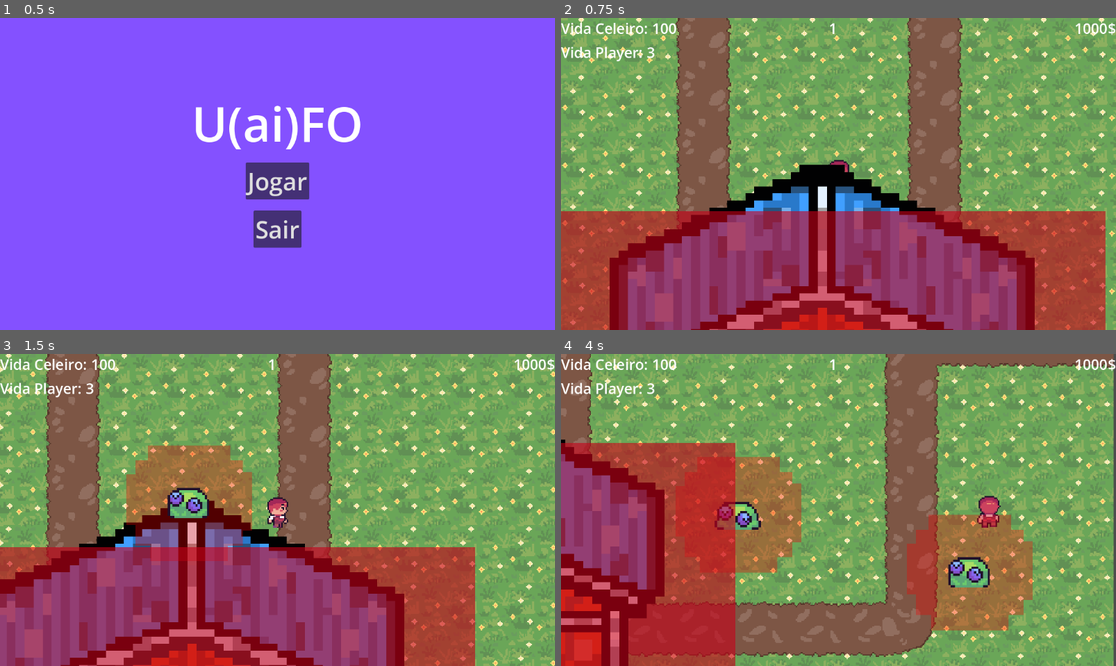
Above: before the commit, frames 1-4 (two rows, left to right).
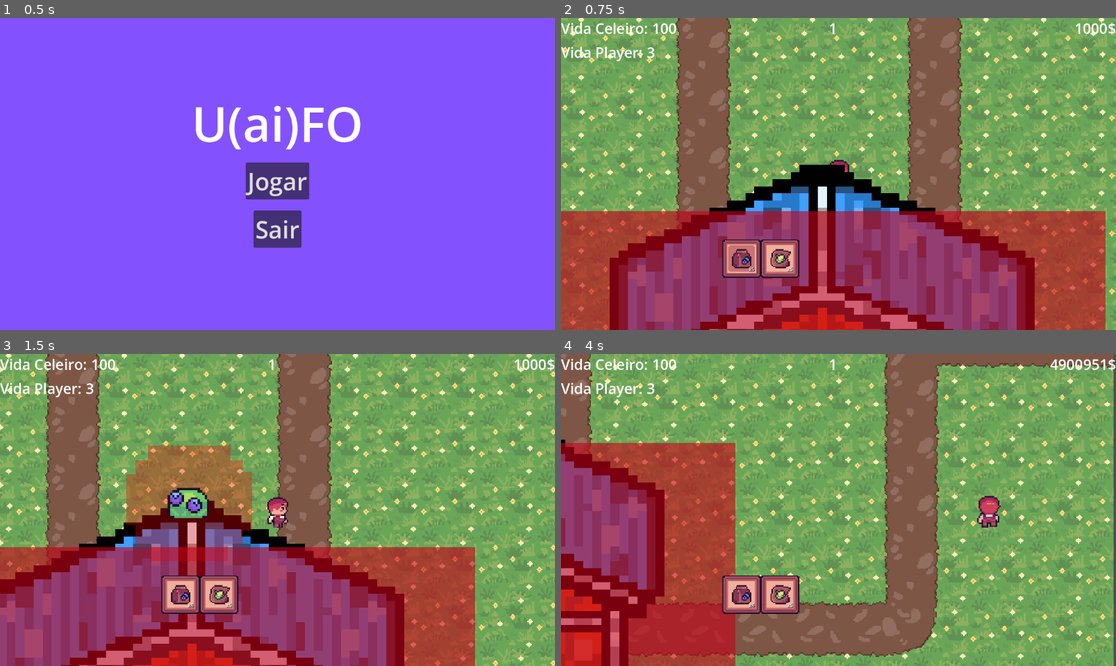
Above: after the commit, the same moments.

Repository: udagla5/UaiFO
Game: Godot game, scene res://scenes/menu.tscn
The game is run twice, just before and just after one commit, with the same random seed, the same clock (stepped at 60 frames per second) and the same inputs.
Inputs (mouse positions are in pixels of both pictures, inside the frame that each line leads up to):
- Up to frame 1 (0.5 s): no input
- Up to frame 2 (0.75 s): click "Jogar" at 0.5 s
- Up to frame 3 (1.5 s): tap Enter (ui_accept) at 1.25 s; move the mouse to (399, 494) at 1.27 s; hold Right (ui_right) from 1.28 s (still down); tap 5 at 1.35 s; click (399, 494) at 1.42 s
- Up to frame 4 (4 s): tap Enter (ui_accept) at 1.52, 2.27, 3.77 s; tap 6 at 1.55, 2.1, 3.8 s; move the mouse to (727, 525) at 2.02 s; release Right (ui_right) at 2.03 s; hold Down (ui_down) 2.03-2.78 s; tap M at 2.3 s; move the mouse to (894, 441) at 2.77 s; hold Right (ui_right) 2.78-3.53 s; hold M 2.78-3.53 s; tap 5 at 3.05, 3.6 s; move the mouse to (810, 572) at 3.52 s; hold Up (ui_up) from 3.53 s (still down); click (810, 572) at 3.67 s

Frame 1 is identical in both runs. In frame 2, 1.4% of the frame differs, in the area x 29-44%, y 71-84%; in frame 3, 1.5%; in frame 4, 13%, in the area x 20-99%, y 1-89%.

Commit message:
HUD visual de inventário, limites de upgrades e bloqueio na tienda

Diff:
--- a/resources/alien_medio.tres
+++ b/resources/alien_medio.tres
@@ -11,3 +11,4 @@
 min_walk_time = 2.5
 max_walk_time = 3.0
 max_pause_time = 3.0
+tamanho = 1.4
--- /dev/null
+++ b/scenes/hud_inventario.tscn
@@ -0,0 +1,51 @@
+[gd_scene format=3 uid="uid://dq3428qlqmx6u"]
+
+[ext_resource type="Script" uid="uid://bm3b352xas7vi" path="res://scripts/hud_inventario.gd" id="1_ikftm"]
+[ext_resource type="PackedScene" uid="uid://dnyadwf6y6ilf" path="res://scenes/slot_inventario.tscn" id="2_0o0r1"]
+[ext_resource type="Texture2D" uid="uid://csex1qfk3bdc3" path="res://assets/items.png" id="2_r0ssu"]
+
+[sub_resource type="AtlasTexture" id="AtlasTexture_r0ssu"]
+atlas = ExtResource("2_r0ssu")
+region = Rect2(0, 960, 320, 320)
+
+[sub_resource type="AtlasTexture" id="AtlasTexture_0o0r1"]
+atlas = ExtResource("2_r0ssu")
+region = Rect2(320, 960, 320, 320)
+
+[sub_resource type="AtlasTexture" id="AtlasTexture_bcerb"]
+atlas = ExtResource("2_r0ssu")
+region = Rect2(1040, 80, 160, 160)
+
+[sub_resource type="AtlasTexture" id="AtlasTexture_bvj65"]
+atlas = ExtResource("2_r0ssu")
+region = Rect2(400, 80, 170, 160)
+
+[sub_resource type="AtlasTexture" id="AtlasTexture_35qrw"]
+atlas = ExtResource("2_r0ssu")
+region = Rect2(720, 50, 160, 190)
+
+[sub_resource type="AtlasTexture" id="AtlasTexture_2hlr8"]
+atlas = ExtResource("2_r0ssu")
+region = Rect2(390, 390, 180, 180)
+
+[sub_resource type="AtlasTexture" id="AtlasTexture_jqkci"]
+atlas = ExtResource("2_r0ssu")
+region = Rect2(720, 400, 160, 170)
+
+[sub_resource type="AtlasTexture" id="AtlasTexture_dyu33"]
+atlas = ExtResource("2_r0ssu")
+region = Rect2(1040, 400, 160, 170)
+
+[node name="hud_inventario" type="CanvasLayer" unique_id=1574861959]
+script = ExtResource("1_ikftm")
+slot_scene = ExtResource("2_0o0r1")
+textura_slot_normal = SubResource("AtlasTexture_r0ssu")
+textura_slot_seleccionado = SubResource("AtlasTexture_0o0r1")
+texturas_semillas = Array[Texture2D]([SubResource("AtlasTexture_bcerb"), SubResource("AtlasTexture_bvj65"), SubResource("AtlasTexture_35qrw"), SubResource("AtlasTexture_2hlr8"), SubResource("AtlasTexture_jqkci"), SubResource("AtlasTexture_dyu33")])
+
+[node name="Slots" type="HBoxContainer" parent="." unique_id=940850837]
+offset_left = 335.0
+offset_top = 460.0
+offset_right = 375.0
+offset_bottom = 500.0
+theme_override_constants/separation = 80
--- a/scenes/path.tscn
+++ b/scenes/path.tscn
@@ -9,6 +9,7 @@
 [ext_resource type="PackedScene" uid="uid://dn20lo70poi8e" path="res://scenes/player.tscn" id="6_gavis"]
 [ext_resource type="Texture2D" uid="uid://cnvhcfkthrr2g" path="res://assets/celeiro.png" id="7_m0043"]
 [ext_resource type="PackedScene" uid="uid://d2o7747mcwqpl" path="res://scenes/tienda.tscn" id="9_oyo42"]
+[ext_resource type="PackedScene" uid="uid://dq3428qlqmx6u" path="res://scenes/hud_inventario.tscn" id="10_6q6b2"]
 
 [sub_resource type="TileSetAtlasSource" id="TileSetAtlasSource_wvrg6"]
 texture = ExtResource("1_jnavc")
@@ -574,7 +575,10 @@
 [node name="ZonaTienda" type="Area2D" parent="." unique_id=1696758391]
 
 [node name="CollisionShape2D" type="CollisionShape2D" parent="ZonaTienda" unique_id=1624573661]
-position = Vector2(592, 385.5)
+position = Vector2(592, 389)
 shape = SubResource("RectangleShape2D_1kgqr")
 
+[node name="hud_inventario" parent="." unique_id=1574861959 instance=ExtResource("10_6q6b2")]
+
 [connection signal="body_entered" from="ZonaTienda" to="." method="_on_zona_tienda_body_entered"]
+[connection signal="body_exited" from="ZonaTienda" to="." method="_on_zona_tienda_body_exited"]
--- a/scenes/player.tscn
+++ b/scenes/player.tscn
@@ -298,7 +298,7 @@
 script = ExtResource("1_3vyb7")
 tempo_max_invuneravel = 1.0
 animation = NodePath("AnimatedSprite2D")
-plantas = Array[PackedScene]([ExtResource("2_dqkch"), ExtResource("3_dqkch"), ExtResource("2_dqkch"), ExtResource("3_dqkch")])
+plantas = Array[PackedScene]([ExtResource("2_dqkch"), ExtResource("3_dqkch"), ExtResource("2_dqkch"), ExtResource("3_dqkch"), ExtResource("2_dqkch"), ExtResource("3_dqkch")])
 
 [node name="CollisionShape2D2" type="CollisionShape2D" parent="." unique_id=1705709239]
 position = Vector2(0.5, 3.75)
--- /dev/null
+++ b/scenes/slot_inventario.tscn
@@ -0,0 +1,45 @@
+[gd_scene format=3 uid="uid://dnyadwf6y6ilf"]
+
+[ext_resource type="Texture2D" uid="uid://csex1qfk3bdc3" path="res://assets/items.png" id="1_481id"]
+
+[sub_resource type="AtlasTexture" id="AtlasTexture_codiy"]
+atlas = ExtResource("1_481id")
+region = Rect2(0, 960, 320, 320)
+
+[sub_resource type="AtlasTexture" id="AtlasTexture_481id"]
+atlas = ExtResource("1_481id")
+region = Rect2(1040, 80, 160, 160)
+
+[node name="SlotInventario" type="Control" unique_id=752338461]
+layout_mode = 3
+anchors_preset = 0
+offset_right = 40.0
+offset_bottom = 40.0
+
+[node name="BG" type="TextureRect" parent="." unique_id=2093659360]
+layout_mode = 0
+offset_right = 40.0
+offset_bottom = 40.0
+scale = Vector2(0.25, 0.25)
+texture = SubResource("AtlasTexture_codiy")
+
+[node name="Icono" type="TextureRect" parent="." unique_id=91290988]
+layout_mode = 0
+offset_left = 20.0
+offset_top = 20.0
+offset_right = 180.0
+offset_bottom = 180.0
+scale = Vector2(0.25, 0.25)
+texture = SubResource("AtlasTexture_481id")
+
+[node name="Cantidad" type="Label" parent="." unique_id=951772358]
+layout_mode = 0
+offset_left = 55.0
+offset_top = 55.0
+offset_right = 70.0
+offset_bottom = 72.0
+theme_override_colors/font_color = Color(1, 1, 1, 1)
+theme_override_colors/font_shadow_color = Color(0, 0, 0, 0.8392157)
+theme_override_colors/font_outline_color = Color(0.1716887, 0.40397072, 1, 1)
+theme_override_font_sizes/font_size = 10
+text = "05"
--- a/scripts/GameController.gd
+++ b/scripts/GameController.gd
@@ -7,9 +7,13 @@
 signal novo_erro(erro: String)
 signal player_morreu()
 signal inventario_mudou()
+signal slot_mudou(idx: int)
 
 var plantas: Array[PackedScene] = []
 var plantas_desbloqueadas: Array[bool] = []
+
+const CAPACIDADE_TOPE: int = 60
+const VIDA_CELEIRO_TOPE: int = 400
 
 @export var capacidade_max: int = 10
 @export var slots_max: int = 2
@@ -33,6 +37,7 @@
 @export var preco_ampliar_vida_max: int = 500
 
 var mortes_player: int = 0
+var tienda_abierta: bool = false
 
 func _ready() -> void:
 	inventario.resize(slots_max)
@@ -155,6 +160,9 @@
 	return true
 
 func comprar_slot() -> bool:
+	if slots_max >= plantas.size():
+		novo_erro.emit("Slots al máximo!")
+		return false
 	if dinheiro_atual < preco_slot_extra:
 		novo_erro.emit("Dinheiro insuficiente!")
 		return false
@@ -166,11 +174,14 @@
 	return true
 
 func ampliar_capacidade() -> bool:
+	if capacidade_max >= CAPACIDADE_TOPE:
+		novo_erro.emit("Capacidad al máximo!")
+		return false
 	if dinheiro_atual < preco_ampliar_capacidade:
 		novo_erro.emit("Dinheiro insuficiente!")
 		return false
 	diminui_dinheiro(preco_ampliar_capacidade)
-	capacidade_max += 5
+	capacidade_max = min(capacidade_max + 5, CAPACIDADE_TOPE)
 	inventario_mudou.emit()
 	return true
 
@@ -187,11 +198,14 @@
 	return true
 
 func ampliar_vida_max_celeiro() -> bool:
+	if vida_celeiro_max >= VIDA_CELEIRO_TOPE:
+		novo_erro.emit("Vida máx al límite!")
+		return false
 	if dinheiro_atual < preco_ampliar_vida_max:
 		novo_erro.emit("Dinheiro insuficiente!")
 		return false
 	diminui_dinheiro(preco_ampliar_vida_max)
-	vida_celeiro_max += 25
+	vida_celeiro_max = min(vida_celeiro_max + 25, VIDA_CELEIRO_TOPE)
 	return true
 
 func enviar_mensagem_erro(mensagem: String) -> void:
@@ -203,11 +217,18 @@
 
 func reset_game():
 	vida_player = 3
+	vida_celeiro_max = 100
 	vida_celeiro = vida_celeiro_max
-	dinheiro_atual = 400
+	dinheiro_atual = 1000
 	rodada_atual = 1
 	mortes_player = 0
+	slots_max = 2
+	capacidade_max = 10
+	inventario.resize(slots_max)
 	inventario.fill(null)
+	inicializar_plantas()
+	adicionar_sementes(0, 5)
+	adicionar_sementes(1, 5)
 	vida_player_mudou.emit(vida_player)
 	dinheiro_mudou.emit(dinheiro_atual)
 	vida_celeiro_mudou.emit(vida_celeiro)
--- /dev/null
+++ b/scripts/hud_inventario.gd
@@ -0,0 +1,51 @@
+extends CanvasLayer
+
+@export var slot_scene: PackedScene
+@export var textura_slot_normal: Texture2D
+@export var textura_slot_seleccionado: Texture2D
+@export var texturas_semillas: Array[Texture2D] = []
+
+var _slot_actual: int = 0
+var _contenedor: HBoxContainer
+
+func _ready() -> void:
+	_contenedor = $Slots
+	_reconstruir_slots()
+	GameController.inventario_mudou.connect(_reconstruir_slots)
+	GameController.slot_mudou.connect(_on_slot_mudou)
+
+func _reconstruir_slots() -> void:
+	for hijo in _contenedor.get_children():
+		hijo.free()
+	for i in GameController.inventario.size():
+		var slot = slot_scene.instantiate()
+		slot.name = "Slot%d" % i
+		_contenedor.add_child(slot)
+	_actualizar()
+
+func _actualizar() -> void:
+	for i in GameController.inventario.size():
+		if i >= _contenedor.get_child_count():
+			break
+		var slot_ctrl = _contenedor.get_child(i)
+		var slot_data = GameController.inventario[i]
+
+		var bg: TextureRect = slot_ctrl.get_node("BG")
+		bg.texture = textura_slot_seleccionado if i == _slot_actual else textura_slot_normal
+
+		var icono: TextureRect = slot_ctrl.get_node("Icono")
+		var cantidad: Label = slot_ctrl.get_node("Cantidad")
+
+		if slot_data != null:
+			var pidx: int = slot_data["planta_idx"]
+			icono.texture = texturas_semillas[pidx] if pidx < texturas_semillas.size() else null
+			icono.visible = true
+			cantidad.text = "x%d" % slot_data["semillas"]
+			cantidad.visible = true
+		else:
+			icono.visible = false
+			cantidad.visible = false
+
+func _on_slot_mudou(idx: int) -> void:
+	_slot_actual = idx
+	_actualizar()
--- a/scripts/main.gd
+++ b/scripts/main.gd
@@ -133,3 +133,7 @@
 func _on_zona_tienda_body_entered(body: Node2D) -> void:
 	if body.is_in_group("player"):
 		$Tienda.abrir()
+
+func _on_zona_tienda_body_exited(body: Node2D) -> void:
+	if body.is_in_group("player"):
+		$Tienda.fechar()
--- a/scripts/player.gd
+++ b/scripts/player.gd
@@ -31,6 +31,8 @@
 			KEY_2: planta_selecionada = 1
 			KEY_3: planta_selecionada = 2
 			KEY_4: planta_selecionada = 3
+			KEY_5: planta_selecionada = 4
+			KEY_6: planta_selecionada = 5
 
 	if event is InputEventMouseButton and event.pressed:
 		if event.button_index == MOUSE_BUTTON_WHEEL_UP:
@@ -39,10 +41,12 @@
 			planta_selecionada = (planta_selecionada + 1) % GameController.slots_max
 
 	if planta_selecionada != anterior:
-		print("Planta selecionada: ", planta_selecionada + 1)
+		GameController.slot_mudou.emit(planta_selecionada)
 
 func _physics_process(delta: float) -> void:
-	if morto:
+	if morto or GameController.tienda_abierta:
+		velocity = Vector2.ZERO
+		move_and_slide()
 		return
 
 	if invulneravel:
@@ -76,6 +80,9 @@
 
 	if Input.is_action_just_pressed("ui_accept"):
 		place_tower()
+
+	if OS.is_debug_build() and Input.is_key_pressed(KEY_M):
+		GameController.aumento_dinheiro(99999)
 
 func place_tower() -> void:
 	if not GameController.pode_plantar(planta_selecionada):
--- a/scripts/tienda.gd
+++ b/scripts/tienda.gd
@@ -2,6 +2,7 @@
 
 var _semillas_vbox: VBoxContainer
 var _plantas_vbox: VBoxContainer
+var _upgrades_vbox: VBoxContainer
 
 func _ready() -> void:
 	visible = false
@@ -10,10 +11,12 @@
 	GameController.dinheiro_mudou.connect(_actualizar.unbind(1))
 
 func abrir() -> void:
+	GameController.tienda_abierta = true
 	visible = true
 	_actualizar()
 
 func fechar() -> void:
+	GameController.tienda_abierta = false
 	visible = false
 
 func _construir_ui() -> void:
@@ -53,25 +56,12 @@
 	scroll_pl.add_child(_plantas_vbox)
 
 	# --- Tab Upgrades ---
-	var upgrades_vbox = VBoxContainer.new()
-	upgrades_vbox.name = "Upgrades"
-	tabs.add_child(upgrades_vbox)
-
-	_agregar_boton(upgrades_vbox,
-		"Slot extra (%d$)" % GameController.preco_slot_extra,
-		func(): _on_comprar(GameController.comprar_slot))
-
-	_agregar_boton(upgrades_vbox,
-		"Ampliar capacidad +5 (%d$)" % GameController.preco_ampliar_capacidade,
-		func(): _on_comprar(GameController.ampliar_capacidade))
-
-	_agregar_boton(upgrades_vbox,
-		"Curar celeiro +25 HP (%d$)" % GameController.preco_curar_celeiro,
-		func(): _on_comprar(GameController.curar_celeiro))
-
-	_agregar_boton(upgrades_vbox,
-		"Vida máx celeiro +25 (%d$)" % GameController.preco_ampliar_vida_max,
-		func(): _on_comprar(GameController.ampliar_vida_max_celeiro))
+	var scroll_up = ScrollContainer.new()
+	scroll_up.name = "Upgrades"
+	scroll_up.size_flags_vertical = Control.SIZE_EXPAND_FILL
+	tabs.add_child(scroll_up)
+	_upgrades_vbox = VBoxContainer.new()
+	scroll_up.add_child(_upgrades_vbox)
 
 	# --- Botón cerrar ---
 	var btn_fechar = Button.new()
@@ -84,6 +74,7 @@
 		return
 	_rellenar_semillas()
 	_rellenar_plantas()
+	_rellenar_upgrades()
 
 func _rellenar_semillas() -> void:
 	for child in _semillas_vbox.get_children():
@@ -93,10 +84,12 @@
 			continue
 		var preco = GameController.get_preco_semente(i)
 		var slot_info = ""
+		"""
 		for slot in GameController.inventario:
 			if slot != null and slot["planta_idx"] == i:
 				slot_info = " [%d sem.]" % slot["semillas"]
 				break
+		"""
 		_agregar_boton(_semillas_vbox,
 			"Planta %d — 1 semente (%d$)%s" % [i + 1, preco, slot_info],
 			func(): GameController.comprar_semente(i))
@@ -117,6 +110,29 @@
 		lbl.text = "Todas as plantas desbloqueadas"
 		_plantas_vbox.add_child(lbl)
 
+func _rellenar_upgrades() -> void:
+	for child in _upgrades_vbox.get_children():
+		child.queue_free()
+
+	if GameController.slots_max < GameController.plantas.size():
+		_agregar_boton(_upgrades_vbox,
+			"Slot extra (%d$)" % GameController.preco_slot_extra,
+			func(): _on_comprar(GameController.comprar_slot))
+
+	if GameController.capacidade_max < GameController.CAPACIDADE_TOPE:
+		_agregar_boton(_upgrades_vbox,
+			"Ampliar capacidad +5 (%d$)  [%d/%d]" % [GameController.preco_ampliar_capacidade, GameController.capacidade_max, GameController.CAPACIDADE_TOPE],
+			func(): _on_comprar(GameController.ampliar_capacidade))
+
+	_agregar_boton(_upgrades_vbox,
+		"Curar celeiro +25 HP (%d$)" % GameController.preco_curar_celeiro,
+		func(): _on_comprar(GameController.curar_celeiro))
+
+	if GameController.vida_celeiro_max < GameController.VIDA_CELEIRO_TOPE:
+		_agregar_boton(_upgrades_vbox,
+			"Vida máx celeiro +25 (%d$)  [%d/%d]" % [GameController.preco_ampliar_vida_max, GameController.vida_celeiro_max, GameController.VIDA_CELEIRO_TOPE],
+			func(): _on_comprar(GameController.ampliar_vida_max_celeiro))
+
 func _agregar_boton(parent: Control, texto: String, callback: Callable) -> void:
 	var btn = Button.new()
 	btn.text = texto
Binary file added: assets/items.png
Not shown, added: scripts/hud_inventario.gd.uid
